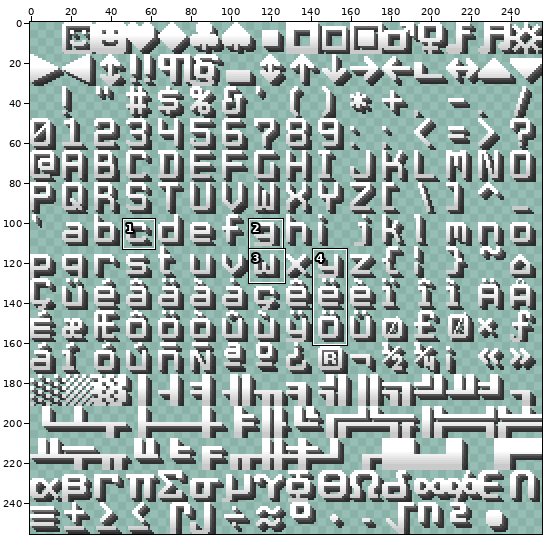
One commit to this sprite sheet: out/Badlion Text Shadow/assets/minecraft/font/ascii.png. The first picture is a wide view before the edit; the outline marks the close-up.
Close-up. As it was:
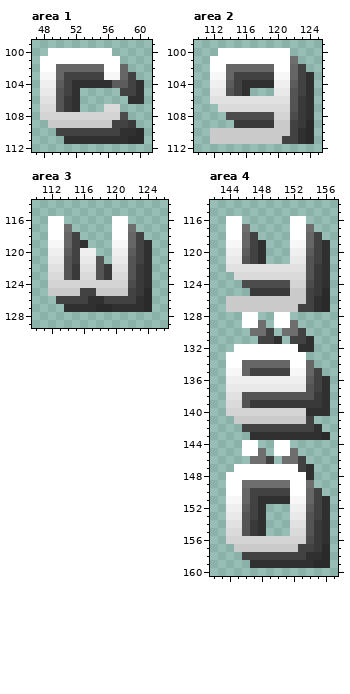
The file is 256x256 pixels. Pixels under 10% opacity are left out. Colours within 5 levels of each other are drawn and written as one. Shown: area 1: x 47..61, y 99..112; area 2: x 110..125, y 99..112; area 3: x 110..126, y 114..129; area 4: x 142..157, y 114..160. The commit also changed other parts of the picture, which this record leaves out.
After:
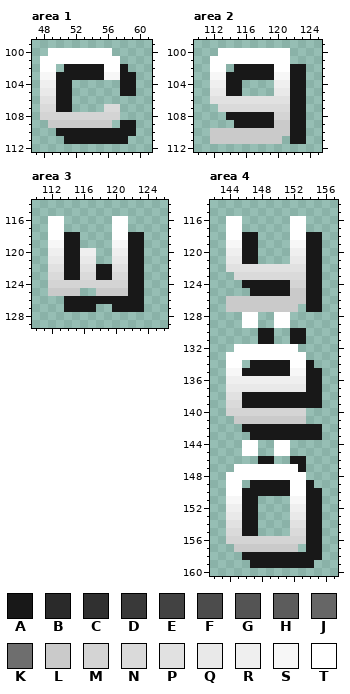
Palette (. is transparent): A #181818  B #2a2a2a  C #303030  D #393939  E #424242  F #4c4c4c  G #545454  H #5c5c5c  J #666666  K #6e6e6e  L #cacaca  M #d4d4d4  N #dadada  P #e1e1e1  Q #e9e9e9  R #efefef  S #f7f7f7  T #ffffff
The edit:
Changed rows in their new state; - is an unchanged pixel.
Area 1:
first column x 50:
102 .AAAAA--A--
103 AAAAAA--AA-
104 AA......AA.
105 AA.-----AA.
106 AA.------..
107 AA.--------
108 --------.--
109 -------.AA-
110 AAAAAAAAAA.
111 -AAAAAAAA..
Area 2:
first column x 114:
101 --------.--
102 .AAAAA--AA-
103 AAAAAA--AA.
104 AA....--AA.
105 AA.-----AA.
106 --------AA.
107 --------AA.
108 AAAAAA--AA.
109 -AAAAA--AA.
110 --------AA.
111 -------.AA.
Area 3:
first column x 113:
117 -.-------.--
118 -AA------AA-
119 -AA.-----AA.
120 -AA------AA.
121 -AA--.---AA.
122 -AA--AA--AA.
123 -AA--AA--AA.
124 ---------AA.
125 ---..----AA.
126 .AAAAAAAAAA.
127 -AAAA..AAAA.
Area 4:
first column x 146:
117 .-------.--
118 AA------AA-
119 AA.-----AA.
120 AA.-----AA.
121 AA.-----AA.
122 --------AA.
123 --------AA.
124 AAAAAA--AA.
125 -AAAAA--AA.
126 --------AA.
127 -------.AA.
129 --.---.----
130 -.AA-.AA---
131 --AA.-AA.--
132 -------..--
134 .AAAAA--A--
135 AAAAAA--AA-
136 --------AA.
137 --------AA.
138 AAAAAAAAAA.
139 AAAAAAAAAA.
140 --------...
141 --------.--
142 AAAAAAAAAA-
143 -AAAAAAAAA.
145 --.---.----
146 -.AA-.AA---
147 -------A.--
148 --------.--
149 .AAAAA--A--
150 AAAAAA--AA-
151 AA....--AA.
152 AA.-----AA.
153 AA.-----AA.
154 AA.-----AA.
155 AA.-----AA.
156 --------AA.
157 -------.AA.
158 AAAAAAAAAA.
159 -AAAAAAAA..
Boxes around the changes in both close-ups, in picture pixels (x1, y1, x2, y2):
changed: (56, 64, 144, 144)
changed: (226, 56, 314, 144)
changed: (56, 224, 152, 312)
changed: (242, 224, 330, 568)
